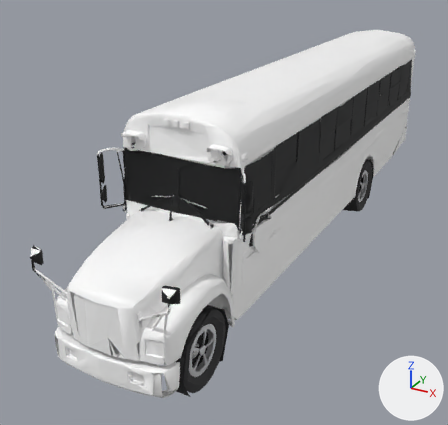
What one commit did to the glTF model Assets/Art/Models/Cars/V2/LOD1/school-bus.glb.
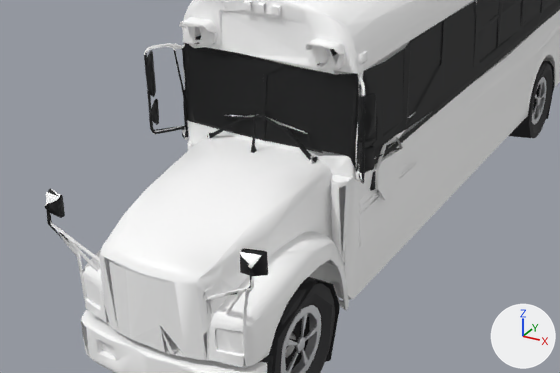
Each version appears first whole from a 50 mm lens placed at (4.51, -10.83, 5.7), pointed at (-0.9, -1.0, 0.79), and next in a close-up on the part from 0% to 84% of the width and 28% to 87% of the height. Arrows for +X, +Y and +Z are at lower right; the lights stay in place. The older version's two pictures come first. Where no turn or scale is listed for an object, it has been applied to the vertices. Vertices at exactly the same position are counted once.

The older version as bpy lines, for what is in view:
```python
me_body = bpy.data.meshes.new('body')
me_body.from_pydata(...)  # 4038 vertices, 6379 faces; spans x -1.2..1.19, y -5.9..5.9, z 0.04..3.56
# faces by material slot: [4867, 1226, 153, 65, 68]
me_body.materials.append(mat_paint)  # white #ffffff
me_body.materials.append(mat_trim)  # white #ffffff
me_body.materials.append(mat_marking)  # white #ffffff
me_body.materials.append(mat_lights)  # white #ffffff
me_body.materials.append(mat_well)  # black #272729
me_glass = bpy.data.meshes.new('glass')
me_glass.from_pydata(...)  # 1682 vertices, 2779 faces; spans x -1.25..1.25, y -5.87..5.88, z 1.64..2.95
me_glass.materials.append(mat_glass)  # black #090b0d
me_wheel_rl = bpy.data.meshes.new('wheel_rl')
me_wheel_rl.from_pydata(...)  # 407 vertices, 619 faces; spans x -0.216..0.216, y -0.579..0.579, z -0.579..0.579
# faces by material slot: [323, 296]
me_wheel_rl.materials.append(mat_wheel_rim)  # light grey #ced0d3
me_wheel_rl.materials.append(mat_wheel_tire)  # dark grey #303032
ob_body = bpy.data.objects.new('body', me_body)
ob_body.location = (0.0, 0.0, 0.0)
ob_glass = bpy.data.objects.new('glass', me_glass)
ob_glass.location = (0.0, 0.0, 0.0)
ob_wheel_rl = bpy.data.objects.new('wheel_rl', me_wheel_rl)
ob_wheel_rl.location = (0.78, 2.18, 0.6)
# also in view: 'wheel_fl' at (0.85, -4.85, 0.6)
```
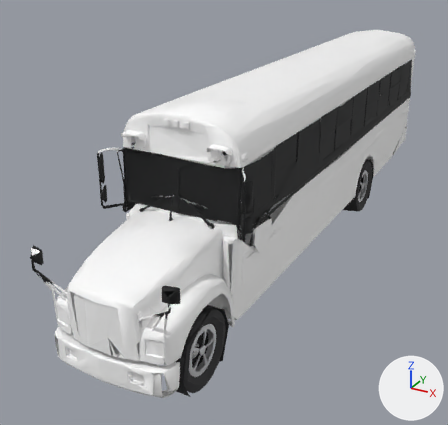
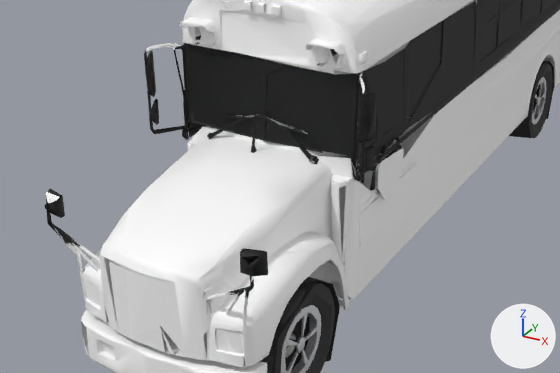
Boxes (x1, y1, x2, y2) around the edits, measured in the close-ups (560 x 373 px; the box of a moved part takes in the faces that stretch with it):
'body', reshaped
    before: (45, 0, 560, 373)
    after: (46, 0, 560, 373)
part 1 of me_body, moved or reshaped
    before: (144, 1, 472, 240)
    after: (144, 48, 380, 240)
part 2 of me_body, moved or reshaped
    before: (45, 195, 247, 294)
    after: (68, 240, 240, 304)
part 3 of me_body, recoloured
    both: (46, 44, 415, 299)

What changed in the scene script:
```text
Change me_body:
    used by ob_body; location = (0.0, 0.0, 0.0)
    remove me_body.from_pydata(...)  # 4038 vertices, 6379 faces; spans x -1.2..1.19, y -5.9..5.9, z 0.04..3.56
    add me_body.from_pydata(...)  # 3992 vertices, 6208 faces; spans x -1.2..1.19, y -5.9..5.9, z 0.04..3.56
    me_body part 1: 4 vertices moved from x 0.55..0.98, y -4.12..5.87, z 1.22..2.96 to x 0.55..0.98, y -4.08..5.87, z 1.13..2.96; 74 vertices removed from x -1.2..1.19, y -4.24..5.87, z 1.6..3.23; 38 vertices added at x -1.18..1.04, y -4.23..5.87, z 1.61..3.16
    me_body part 2: 2 vertices moved within x -0.89, y -5.78, z 1.68; 14 vertices removed from x -1.05..1.03, y -5.83..-5.77, z 1.62..2.06; 7 vertices added at x -0.85..0.88, y -5.79..-5.75, z 1.61..1.66
    me_body part 3: 407 faces spanning x -1.2..1.19, y -5.86..5.88, z 1.6..2.99 switch from mat_paint (white #ffffff) to mat_glass (black #090b0d)
    other edits to the shape of me_body do not show in these pictures
```
